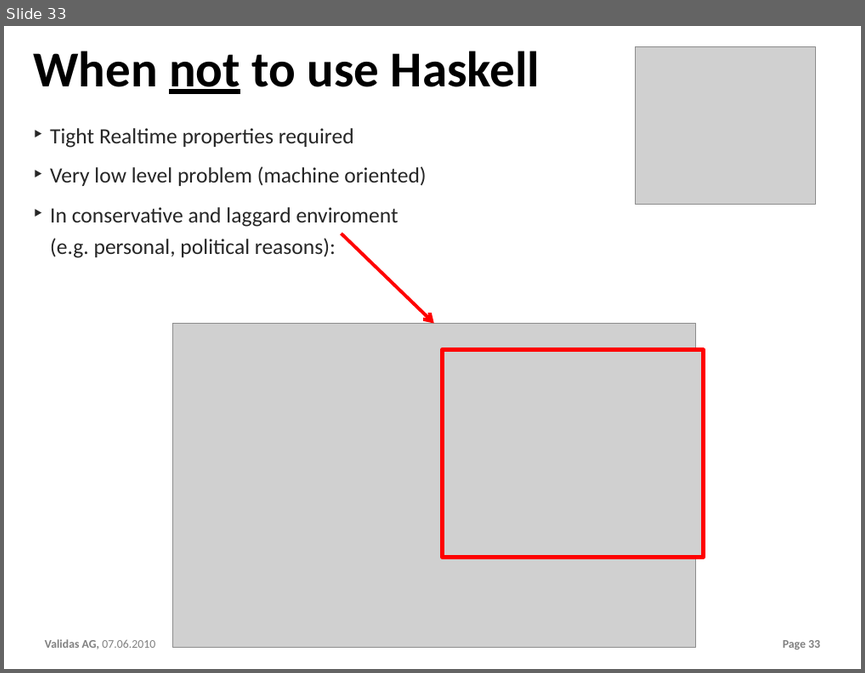
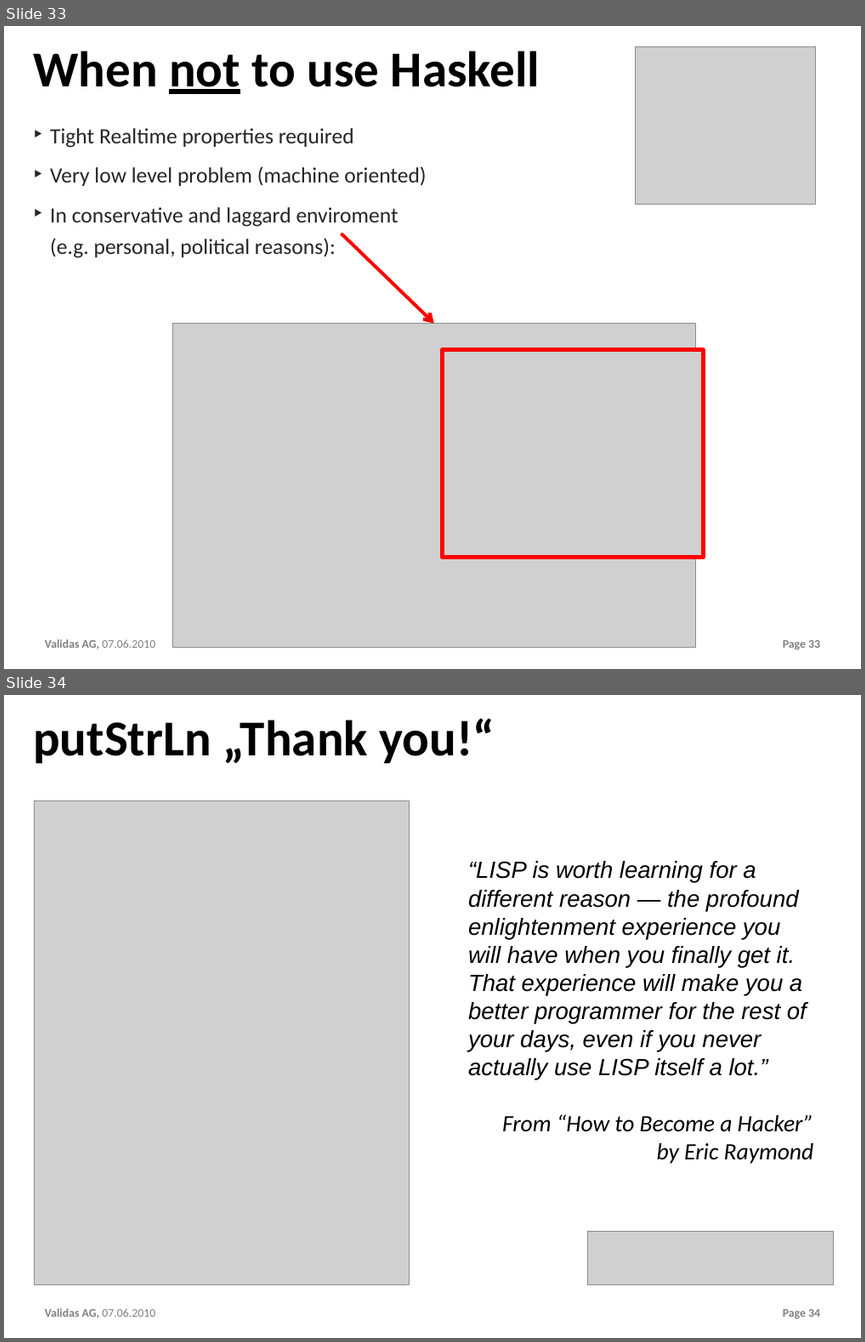
Before and after one commit to theoremprover/chess, a slide deck: ppt/Chess200.pptx. Shown one above the other, each under a label of ours: slide 33 before the commit, slides 33 and 34 after it. The pictures are 865x673 and 865x1342 pixels, drawn with LibreOffice and Linux fonts; fonts in the diff are those of the drawing; grey boxes stand for pictures; background and template pictures are left out. Boxes give left, top, right and bottom in pixels: in the first picture for what was removed or moved away, otherwise in the second. Text is boxed around its words. In the diff, an @@ line names an element or a change of style, - is before the commit and + after.

```diff
--- a/ppt/Chess200.pptx
+++ b/ppt/Chess200.pptx
@@ slide 34 added at [4,695,861,1338], background #FFFFFF; not listed: 2 template elements that a slide beside it also shows @@
@@ title added at [33,718,494,764], 60 pt, text #000000, bold @@
+putStrLn „Thank you!“
@@ picture added at [35,801,409,1285] @@
@@ text added at [468,861,814,1163], 28 pt, text #000000, italic @@
+“LISP is worth learning for a different reason — the profound enlightenment experience you will have when you finally get it.
+That experience will make you a better programmer for the rest of your days, even if you never actually use LISP itself a lot.”
+From “How to Become a Hacker”
+by Eric Raymond
@@ picture added at [588,1231,834,1285] @@
```
Also in this commit, not shown: 1 slide changed, 1 other slide added, 2 slides removed.
